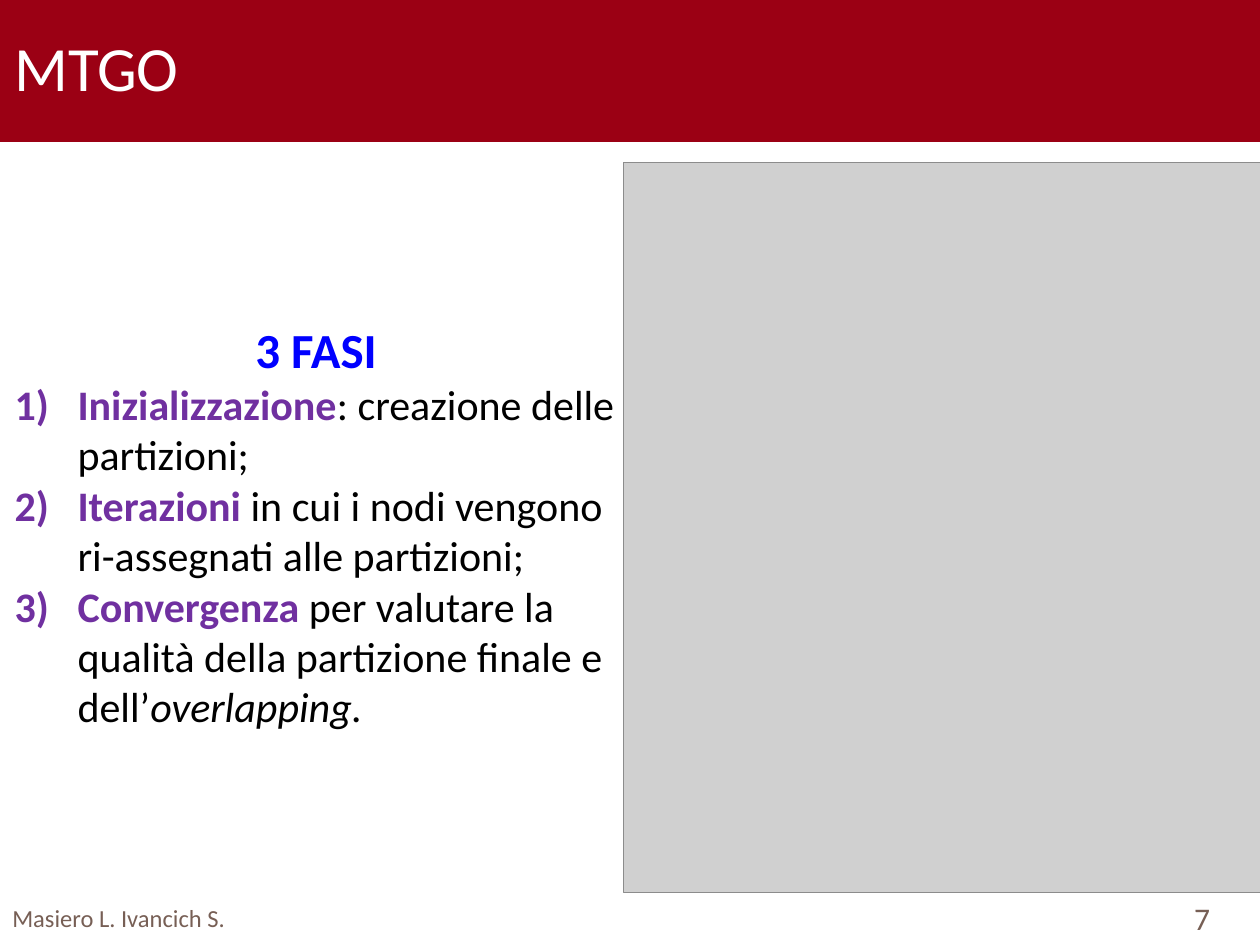
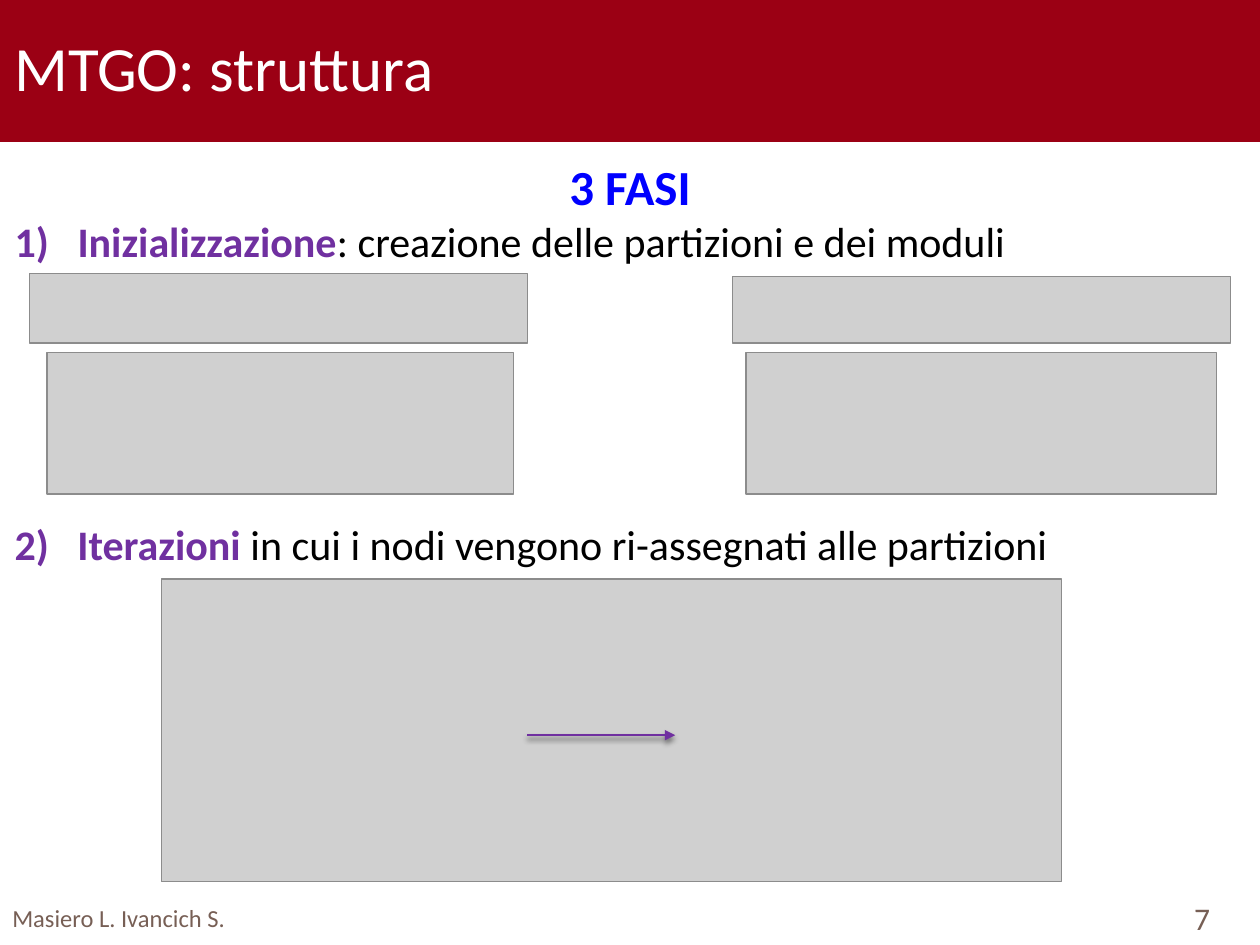
Before and after one commit to TyllanDrake/NetworkAlignment, a slide deck: slide 7 of Presentation/Presentation.pptx. Drawn at 1260x945 pixels with LibreOffice and Linux fonts; fonts in the diff are those of the drawing; grey boxes stand for pictures; background and template pictures are left out. Boxes give left, top, right and bottom in pixels: in the first picture for what was removed or moved away, otherwise in the second. Text is boxed around its words. In the diff, an @@ line names an element or a change of style, - is before the commit and + after.

```diff
--- a/Presentation/Presentation.pptx
+++ b/Presentation/Presentation.pptx
@@ text at (15,50,434,92): text changed @@
-MTGO
+MTGO: struttura
@@ text "3 FASI": place and size @@
-text "3 FASI" at (78,336,614,730)
+text "3 FASI" at (15,173,1047,568)
@@ picture removed at (624,163,1260,892) @@
@@ text at (15,227,1047,568): text changed @@
-1) Inizializzazione: creazione delle partizioni;
-2) Iterazioni in cui i nodi vengono ri-assegnati alle partizioni;
-3) Convergenza per valutare la qualità della partizione finale e dell’overlapping.
+1) Inizializzazione: creazione delle partizioni e dei moduli
+2) Iterazioni in cui i nodi vengono ri-assegnati alle partizioni
@@ picture added at (30,273,528,343) @@
@@ picture added at (733,277,1231,344) @@
@@ picture added at (47,353,513,494) @@
@@ picture added at (746,353,1217,494) @@
@@ picture added at (161,580,1061,882) @@
@@ arrow added from (527, 735) to (675, 735), #7030A0 1.5 pt @@
```
Also in this commit, not shown: 9 other slides changed, 1 slide added.
